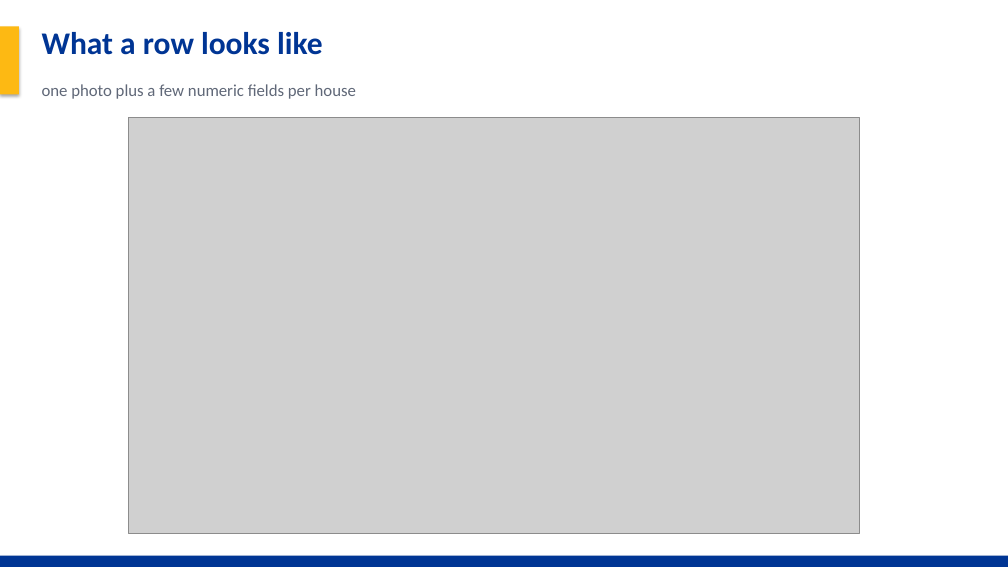
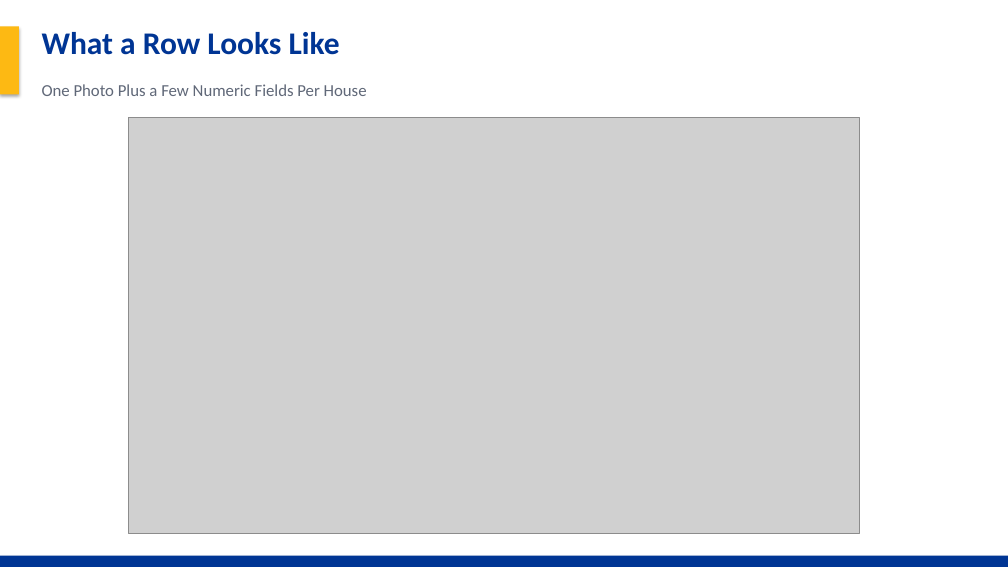
Before and after one commit to Noah-Gallego/house-price-4450-final, a slide deck: slide 4 of HousePrice_Final_Project.pptx. Drawn at 1008x567 pixels with LibreOffice and Linux fonts; fonts in the diff are those of the drawing; grey boxes stand for pictures. Boxes give left, top, right and bottom in pixels: in the first picture for what was removed or moved away, otherwise in the second. Text is boxed around its words. In the diff, an @@ line names an element or a change of style, - is before the commit and + after.

```diff
--- a/HousePrice_Final_Project.pptx
+++ b/HousePrice_Final_Project.pptx
@@ text at (x1=42, y1=32, x2=340, y2=55): text changed @@
-What a row looks like
+What a Row Looks Like
@@ text at (x1=42, y1=84, x2=367, y2=96): text changed @@
-one photo plus a few numeric fields per house
+One Photo Plus a Few Numeric Fields Per House
```
Also in this commit, not shown: 22 other slides changed, 5 slides added, 2 slides removed, 9 other files.
